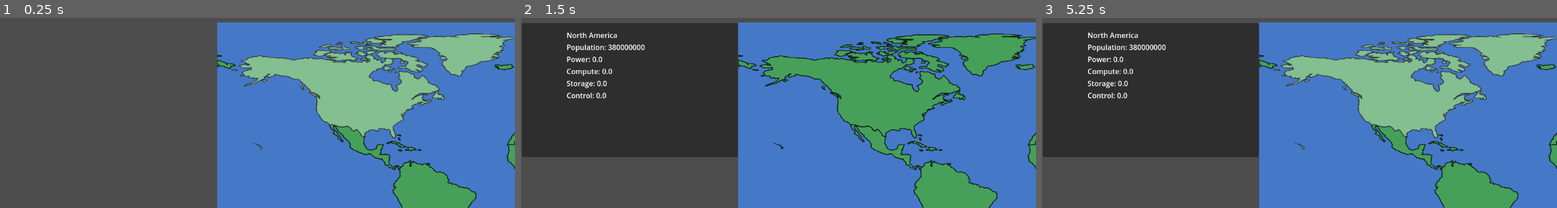
Above: before the commit, frames 1-3 (left to right).
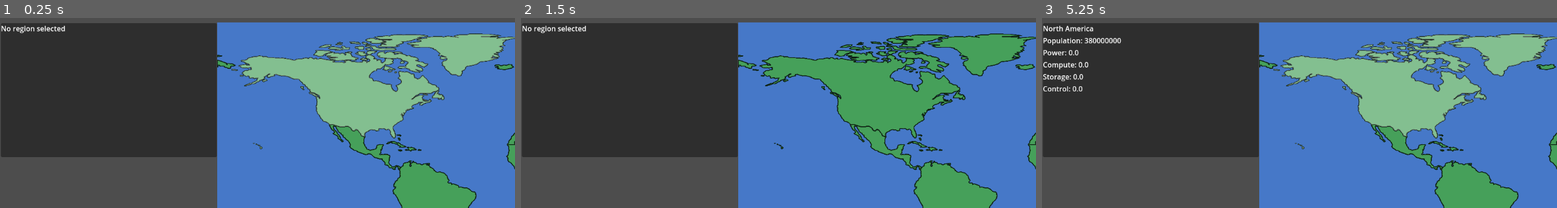
Above: after the commit, the same moments.

Repository: ChrisKnowles1987/Clippy
Game: Godot game, scene res://scenes/main.tscn
Same seed, same stepped clock (60 frames per second), same inputs: the game is played once before the commit and once after it.
Inputs (mouse positions are in pixels of both pictures, inside the frame that each line leads up to):
- Up to frame 1 (0.25 s): no input
- Up to frame 2 (1.5 s): tap Enter at 0.5 s; move the mouse to (891, 48) at 0.52 s; click (891, 48) at 0.67 s; tap Space at 1.25 s; move the mouse to (675, 78) at 1.27 s; click (675, 78) at 1.42 s
- Up to frame 3 (5.25 s): tap Enter at 2, 3.5 s; move the mouse to (outside the picture) at 2.02 s; click (outside the picture) at 2.17 s; tap Space at 2.75, 4.25 s; move the mouse to (1273, 120) at 2.77 s; click (1273, 120) at 2.92 s; move the mouse to (1454, 107) at 3.52 s; click (1454, 107) at 3.67 s; move the mouse to (1145, 19) at 4.27 s; click (1145, 19) at 4.42 s; move the mouse to (1325, 63) at 5.02 s; click (1325, 63) at 5.17 s

The runs differ from the first frame. In frame 1, 29% of the frame differs, in the area x 0-43%, y 2-74%; in frame 2, 1.1%; in frame 3, 1.8%.

Commit message:
chnage pannel

Diff:
--- a/scenes/main.tscn
+++ b/scenes/main.tscn
@@ -40,10 +40,11 @@
 mouse_filter = 2
 script = ExtResource("4_jyhfs")
 
-[node name="Content" type="VBoxContainer" parent="CanvasLayer/RegionPanel"]
+[node name="MarginContainer" type="MarginContainer" parent="CanvasLayer/RegionPanel"]
 layout_mode = 0
-offset_left = 100.0
-offset_top = 15.0
-offset_right = 380.0
-offset_bottom = 195.0
+offset_right = 40.0
+offset_bottom = 40.0
+
+[node name="Content" type="VBoxContainer" parent="CanvasLayer/RegionPanel/MarginContainer"]
+layout_mode = 2
 mouse_filter = 2
--- a/scripts/main.gd
+++ b/scripts/main.gd
@@ -4,13 +4,13 @@
 @onready var region_panel = $CanvasLayer/RegionPanel
 
 func _ready():
-	print("MAIN READY")
 	map_controller.region_selected.connect(_on_region_selected)
-	region_panel.hide()
+	region_panel.show_empty()
 
 
 func _on_region_selected(region_id: String, mouse_position: Vector2):
 	if region_id == "":
+		region_panel.show_empty()
 		return
 
 	var path = "res://data/regions/" + region_id + ".tres"
--- a/scripts/region_panel.gd
+++ b/scripts/region_panel.gd
@@ -1,12 +1,18 @@
 extends Panel
 
-@onready var content = $Content
+@onready var content = $MarginContainer/Content
 
 func _ready():
 	mouse_filter = Control.MOUSE_FILTER_IGNORE
-	hide()
+	show_empty()
+
+func show_empty():
+	clear_content()
+	add_row("No region selected")
+	show()
 
 func show_region(region_data: RegionData):
+	clear_content()
 	for child in content.get_children():
 		child.queue_free()
 	for property in region_data.get_property_list():
@@ -26,6 +32,10 @@
 
 	show()
 
+func clear_content():
+	for child in content.get_children():
+		child.queue_free()
+
 func add_row(text_value: String):
 	var label = Label.new()
 	label.text = text_value
